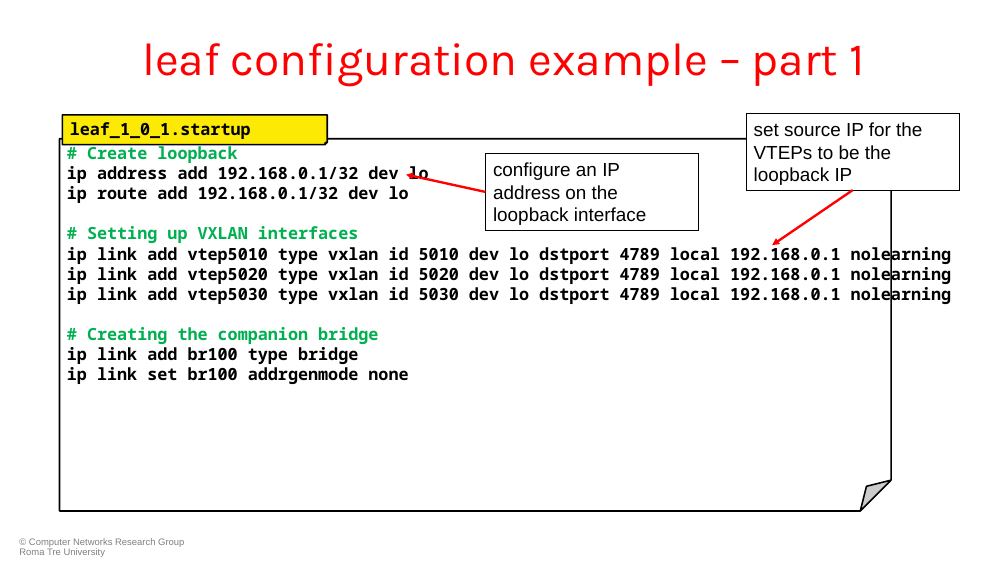
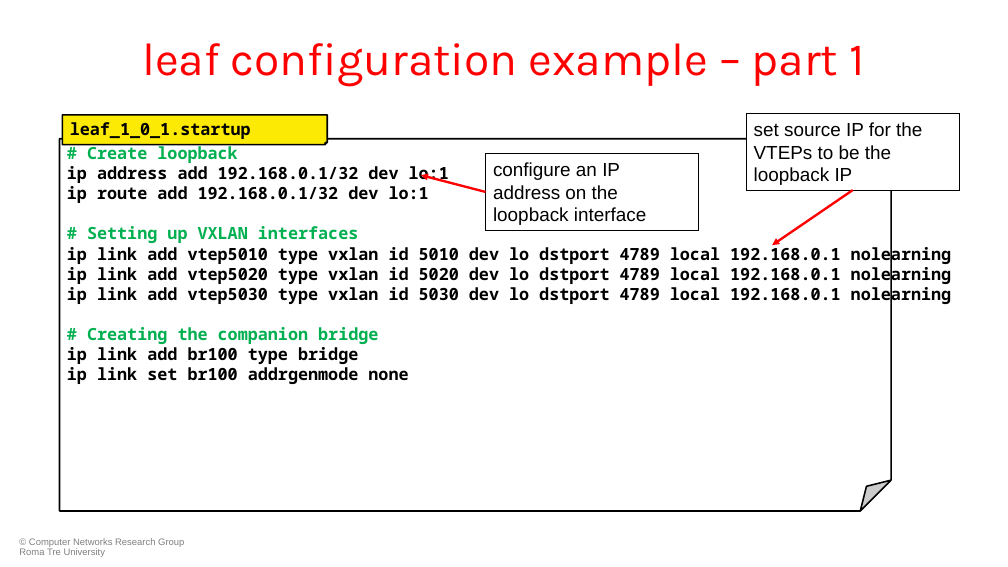
Before and after one commit to KatharaFramework/Kathara-Labs, a slide deck: slide 54 of main-labs/data-center-routing/data-center-vxlan/052-kathara-data_center_vxlan.pptx. Drawn at 1008x567 pixels with LibreOffice and Linux fonts; fonts in the diff are those of the drawing; background and template pictures are left out. Boxes give left, top, right and bottom in pixels: in the first picture for what was removed or moved away, otherwise in the second. Text is boxed around its words. In the diff, an @@ line names an element or a change of style, - is before the commit and + after.

```diff
--- a/main-labs/data-center-routing/data-center-vxlan/052-kathara-data_center_vxlan.pptx
+++ b/main-labs/data-center-routing/data-center-vxlan/052-kathara-data_center_vxlan.pptx
@@ text in folded corner at [67, 166, 449, 203]: text changed @@
-ip address add 192.168.0.1/32 dev lo
-ip route add 192.168.0.1/32 dev lo
+ip address add 192.168.0.1/32 dev lo:1
+ip route add 192.168.0.1/32 dev lo:1
@@ arrow moved from (485, 192) - (406, 175) to (485, 192) - (421, 175) @@
```
Also in this commit, not shown: 1 other slide changed, 1 other file.
